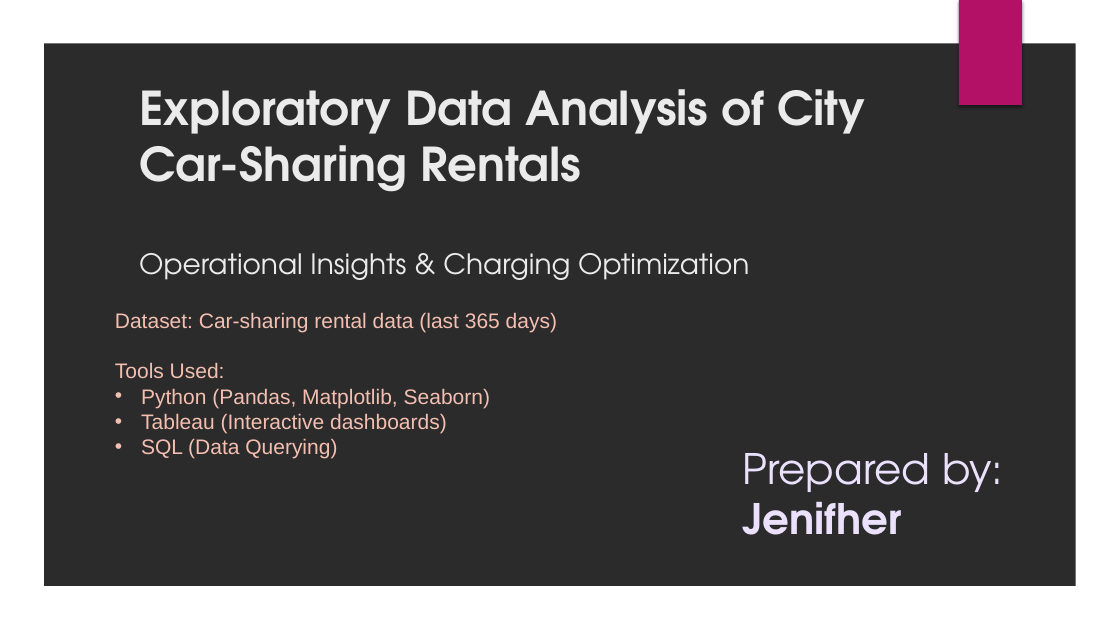
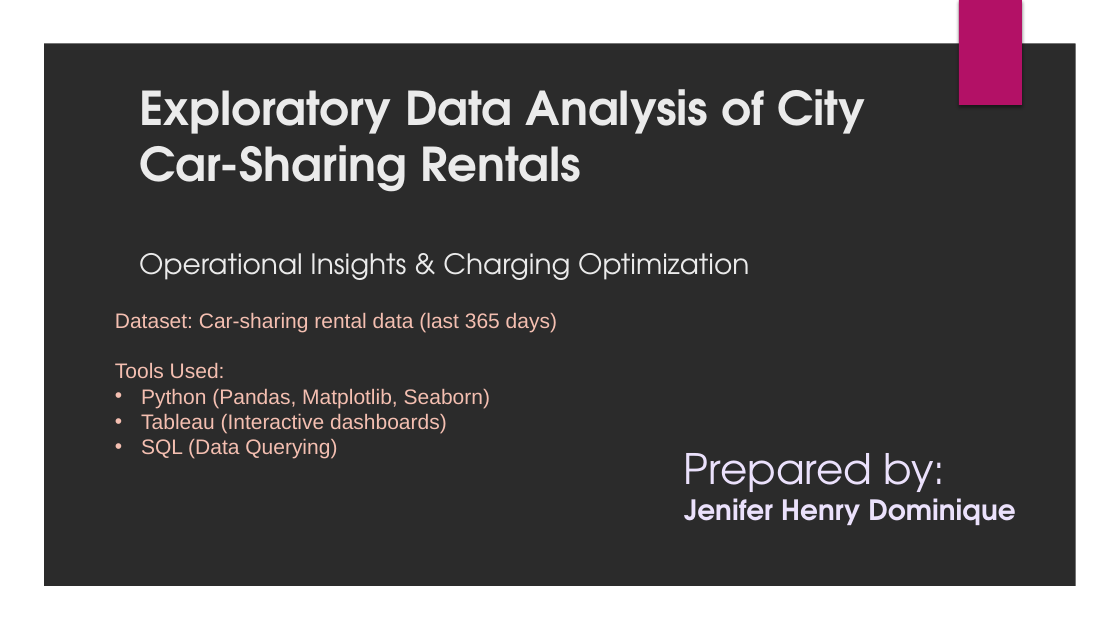
Before and after one commit to Jenifermvit/Free2Move-Assessment, a slide deck: slide 1 of Car Rental Analysis.pptx. Drawn at 1120x630 pixels with LibreOffice and Linux fonts; fonts in the diff are those of the drawing; background and template pictures are left out; a plain dark background stands for a picture behind light text. Boxes give left, top, right and bottom in pixels: in the first picture for what was removed or moved away, otherwise in the second. Text is boxed around its words. In the diff, an @@ line names an element or a change of style, - is before the commit and + after.

```diff
--- a/Car Rental Analysis.pptx
+++ b/Car Rental Analysis.pptx
@@ text at <box>684,453,1016,525</box>: text changed; size 36 to 24 pt; bold on @@
-Prepared by: Jenifher
+Prepared by: Jenifer Henry Dominique
```
Also in this commit, not shown: 1 other slide changed, 1 other file.
